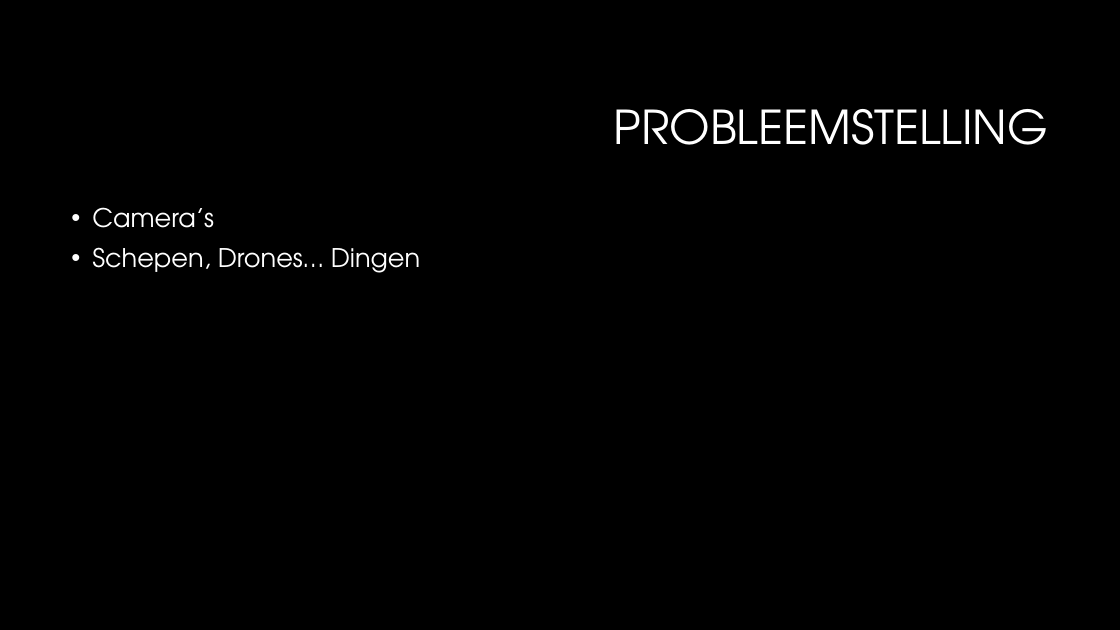
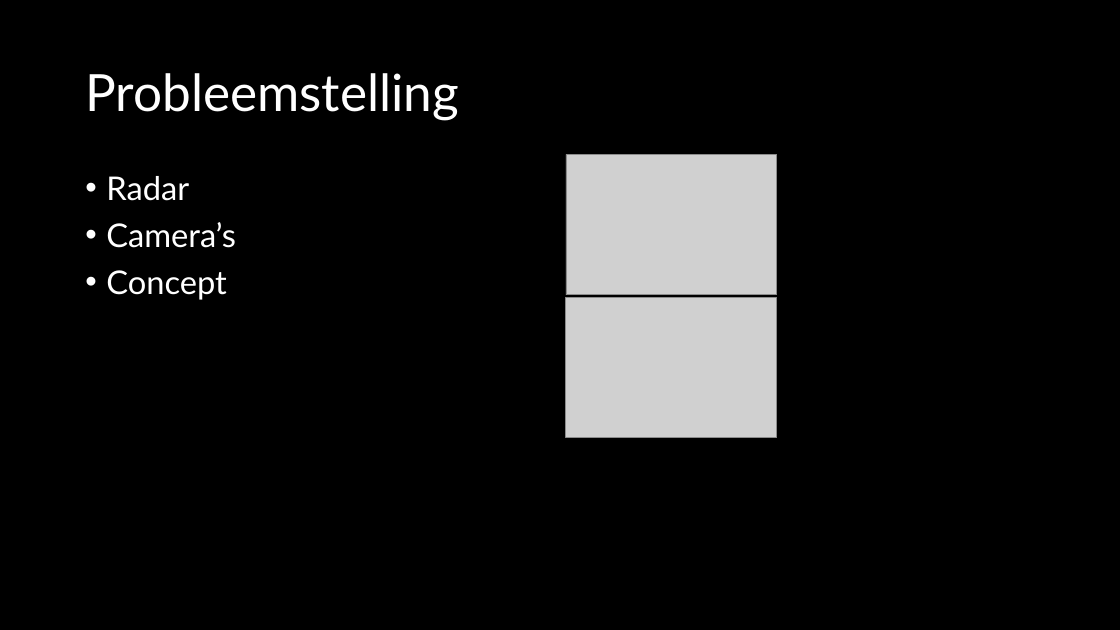
Before and after one commit to TomHeij/Project5-6, a slide deck: slide 4 of Opleverset_Project_5-6/Manage_&_Control/50% Presentatie.pptx. Drawn at 1120x630 pixels with LibreOffice and Linux fonts; fonts in the diff are those of the drawing; grey boxes stand for pictures; background and template pictures are left out. Boxes give left, top, right and bottom in pixels: in the first picture for what was removed or moved away, otherwise in the second. Text is boxed around its words. In the diff, an @@ line names an element or a change of style, - is before the commit and + after.

```diff
--- a/Opleverset_Project_5-6/Manage_&_Control/50% Presentatie.pptx
+++ b/Opleverset_Project_5-6/Manage_&_Control/50% Presentatie.pptx
@@ title at bbox=[85, 73, 459, 120]: text changed; size 40 to 44 pt; font TeX Gyre Adventor to Lato @@
-PROBLEEMSTELLING
+Probleemstelling
@@ text "Radar": place and size @@
-text "Radar" at bbox=[92, 207, 420, 273]
+text "Radar" at bbox=[106, 176, 236, 300]
@@ text at bbox=[106, 176, 189, 201]: paragraph added @@
+• Radar
@@ picture added at bbox=[566, 155, 777, 295] @@
@@ text at bbox=[106, 222, 236, 248]: size 22 to 28 pt, font TeX Gyre Adventor to Lato in "Camera’s" @@
@@ text at bbox=[106, 270, 226, 300]: text changed; size 22 to 28 pt; font TeX Gyre Adventor to Lato @@
-• Schepen, Drones… Dingen
+• Concept
@@ picture added at bbox=[566, 297, 777, 438] @@
```
Also in this commit, not shown: 5 other slides changed, 3 slides added, 1 slide removed.
